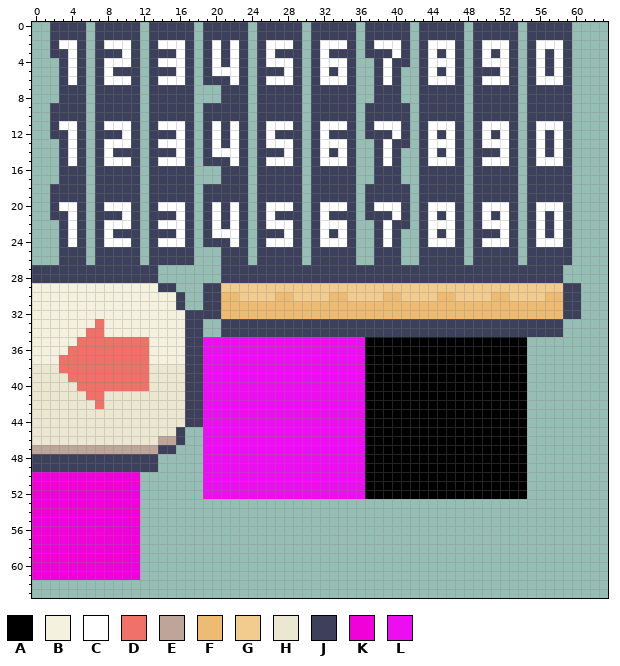
One commit to this pixel-art sprite: images/shared-0-sheet2.png. Above is the file before it was changed.
The file is 64x64 pixels.
Palette (. is transparent): A #000000  B #f4f1de  C #ffffff  D #f07167  E #bfa599  F #edbc72  G #f2cc8f  H #ebe7d1  J #3d405b  K #f101d9  L #ec0df1
Pixels before (only the part around the change), first column x 0:
21 ..JJCJ.JJJCJ.JJJCJ.JCJCJ.JCJJJ.JCJJJ.JJJCJ.JCJCJ.JCJCJ.JCJCJ....
22 ...JCJ.JCCCJ.JCCCJ.JCJCJ.JCCCJ.JCCCJ..JCJJ.JCCCJ.JCCCJ.JCJCJ....
23 ...JCJ.JCJJJ.JJJCJ.JCCCJ.JJJCJ.JCJCJ..JCJ..JCJCJ.JJJCJ.JCJCJ....
24 ...JCJ.JCCCJ.JCCCJ.JJJCJ.JCCCJ.JCCCJ..JCJ..JCCCJ.JCCCJ.JCCCJ....
25 ...JJJ.JJJJJ.JJJJJ...JJJ.JJJJJ.JJJJJ..JJJ..JJJJJ.JJJJJ.JJJJJ....
26 ...JJJ.JJJJJ.JJJJJ...JJJ.JJJJJ.JJJJJ..JJJ..JJJJJ.JJJJJ.JJJJJ....
27 JJJJJJJJJJJJJJ.......JJJJJJJJJJJJJJJJJJJJJJJJJJJJJJJJJJJJJJ.....
28 JJJJJJJJJJJJJJ.......JJJJJJJJJJJJJJJJJJJJJJJJJJJJJJJJJJJJJJ.....
29 BBBBBBBBBBBBBBJJ...JJGGGGGGGGGGGGGGGGGGGGGGGGGGGGGGGGGGGGGGJJ...
30 BBBBBBBBBBBBBBBBJ..JJFFGGGGFFGGGGFFGGGGFFGGGGFFGGGGFFGGGGFFJJ...
31 BBBBBBBBBBBBBBBBJ..JJFFFFFFFFFFFFFFFFFFFFFFFFFFFFFFFFFFFFFFJJ...
32 BBBBBBBBBBBBBBBBBJJJJFFFFFFFFFFFFFFFFFFFFFFFFFFFFFFFFFFFFFFJJ...
33 BBBBBBBDBBBBBBBBBJJ..JJJJJJJJJJJJJJJJJJJJJJJJJJJJJJJJJJJJJJ.....
34 BBBBBBDDBBBBBBBBBJJ..JJJJJJJJJJJJJJJJJJJJJJJJJJJJJJJJJJJJJJ.....
35 BBBBBDDDDDDDDBBBBJJLLLLLLLLLLLLLLLLLLAAAAAAAAAAAAAAAAAA.........
36 BBBBDDDDDDDDDBBBBJJLLLLLLLLLLLLLLLLLLAAAAAAAAAAAAAAAAAA.........
37 BBBDDDDDDDDDDBBBBJJLLLLLLLLLLLLLLLLLLAAAAAAAAAAAAAAAAAA.........
38 HHHDDDDDDDDDDHHHHJJLLLLLLLLLLLLLLLLLLAAAAAAAAAAAAAAAAAA.........
39 HHHHDDDDDDDDDHHHHJJLLLLLLLLLLLLLLLLLLAAAAAAAAAAAAAAAAAA.........
40 HHHHHDDDDDDDDHHHHJJLLLLLLLLLLLLLLLLLLAAAAAAAAAAAAAAAAAA.........
41 HHHHHHDDHHHHHHHHHJJLLLLLLLLLLLLLLLLLLAAAAAAAAAAAAAAAAAA.........
42 HHHHHHHDHHHHHHHHHJJLLLLLLLLLLLLLLLLLLAAAAAAAAAAAAAAAAAA.........
43 HHHHHHHHHHHHHHHHHJJLLLLLLLLLLLLLLLLLLAAAAAAAAAAAAAAAAAA.........
44 HHHHHHHHHHHHHHHHHJJLLLLLLLLLLLLLLLLLLAAAAAAAAAAAAAAAAAA.........
45 HHHHHHHHHHHHHHHHJ..LLLLLLLLLLLLLLLLLLAAAAAAAAAAAAAAAAAA.........
46 HHHHHHHHHHHHHHEEJ..LLLLLLLLLLLLLLLLLLAAAAAAAAAAAAAAAAAA.........
47 EEEEEEEEEEEEEEJJ...LLLLLLLLLLLLLLLLLLAAAAAAAAAAAAAAAAAA.........
48 JJJJJJJJJJJJJJ.....LLLLLLLLLLLLLLLLLLAAAAAAAAAAAAAAAAAA.........
49 JJJJJJJJJJJJJJ.....LLLLLLLLLLLLLLLLLLAAAAAAAAAAAAAAAAAA.........
50 KKKKKKKKKKKK.......LLLLLLLLLLLLLLLLLLAAAAAAAAAAAAAAAAAA.........
51 KKKKKKKKKKKK.......LLLLLLLLLLLLLLLLLLAAAAAAAAAAAAAAAAAA.........
52 KKKKKKKKKKKK.......LLLLLLLLLLLLLLLLLLAAAAAAAAAAAAAAAAAA.........
53 KKKKKKKKKKKK....................................................
54 KKKKKKKKKKKK....................................................
55 KKKKKKKKKKKK....................................................
56 KKKKKKKKKKKK....................................................
57 KKKKKKKKKKKK....................................................
58 KKKKKKKKKKKK....................................................
59 KKKKKKKKKKKK....................................................
60 KKKKKKKKKKKK....................................................
61 KKKKKKKKKKKK....................................................
62 ................................................................
63 ................................................................
New version:
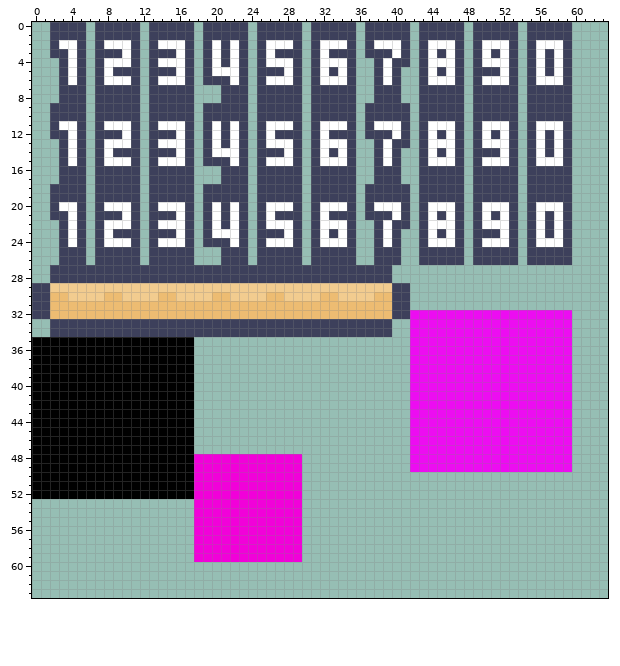
The edit:
Changed rows in their new state; - is an unchanged pixel.
first column x 0:
27 ..------------JJJJJJJ-------------------...................--
28 ..------------JJJJJJJ-------------------...................--
29 JJGGGGGGGGGGGGGGGGGGG-------------------JJ...................
30 JJFFGGGGFFGGGGFFGGGGF-G---F-G---F-G---F-JJ...................
31 JJFFFFFFFFFFFFFFFFFFF-------------------JJ...................
32 JJFFFFFFFFFFFFFFFFFFF-------------------JJLLLLLLLLLLLLLLLLLL.
33 ..JJJJJJJJJJJJJJJ--JJ-------------------..LLLLLLLLLLLLLLLLLL-
34 ..JJJJJJJJJJJJJJJ--JJ-------------------..LLLLLLLLLLLLLLLLLL-
35 AAAAAAAAAAAAAAAAAA........................LLLLLLLLLLLLLLLLLL-
36 AAAAAAAAAAAAAAAAAA........................LLLLLLLLLLLLLLLLLL-
37 AAAAAAAAAAAAAAAAAA........................LLLLLLLLLLLLLLLLLL-
38 AAAAAAAAAAAAAAAAAA........................LLLLLLLLLLLLLLLLLL-
39 AAAAAAAAAAAAAAAAAA........................LLLLLLLLLLLLLLLLLL-
40 AAAAAAAAAAAAAAAAAA........................LLLLLLLLLLLLLLLLLL-
41 AAAAAAAAAAAAAAAAAA........................LLLLLLLLLLLLLLLLLL-
42 AAAAAAAAAAAAAAAAAA........................LLLLLLLLLLLLLLLLLL-
43 AAAAAAAAAAAAAAAAAA........................LLLLLLLLLLLLLLLLLL-
44 AAAAAAAAAAAAAAAAAA........................LLLLLLLLLLLLLLLLLL-
45 AAAAAAAAAAAAAAAAAA-.......................LLLLLLLLLLLLLLLLLL-
46 AAAAAAAAAAAAAAAAAA-.......................LLLLLLLLLLLLLLLLLL-
47 AAAAAAAAAAAAAAAAAA-.......................LLLLLLLLLLLLLLLLLL-
48 AAAAAAAAAAAAAAAAAAKKKKKKKKKKKK............LLLLLLLLLLLLLLLLLL-
49 AAAAAAAAAAAAAAAAAAKKKKKKKKKKKK............LLLLLLLLLLLLLLLLLL-
50 AAAAAAAAAAAAAAAAAAKKKKKKKKKKKK.........................------
51 AAAAAAAAAAAAAAAAAAKKKKKKKKKKKK.........................------
52 AAAAAAAAAAAAAAAAAAKKKKKKKKKKKK.........................------
53 ............------KKKKKKKKKKKK-------------------------------
54 ............------KKKKKKKKKKKK-------------------------------
55 ............------KKKKKKKKKKKK-------------------------------
56 ............------KKKKKKKKKKKK-------------------------------
57 ............------KKKKKKKKKKKK-------------------------------
58 ............------KKKKKKKKKKKK-------------------------------
59 ............------KKKKKKKKKKKK-------------------------------
60 ............-------------------------------------------------
61 ............-------------------------------------------------
Where, in picture pixels (left, top, right, bottom), the same in both pictures:
changed: (32, 265, 581, 580)
